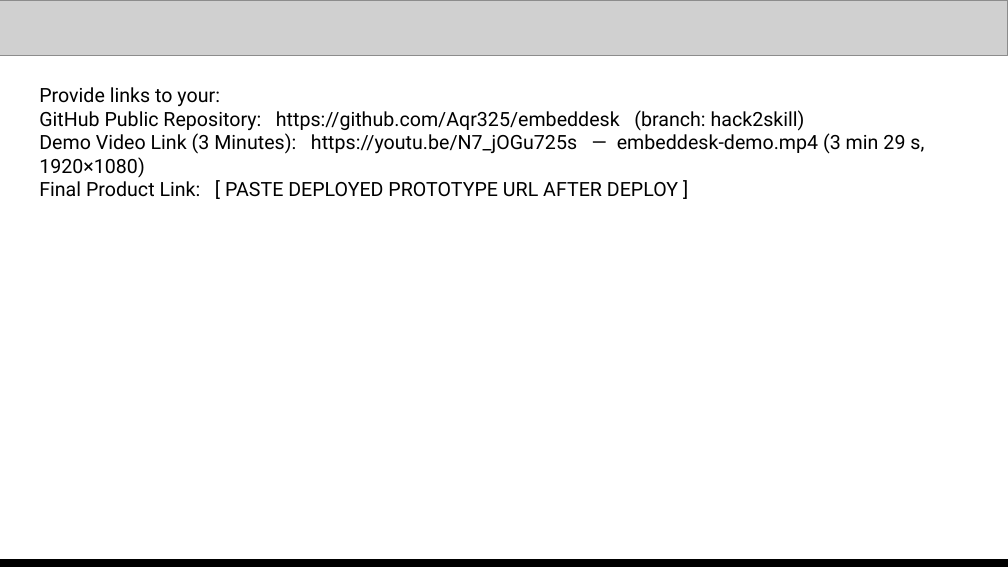
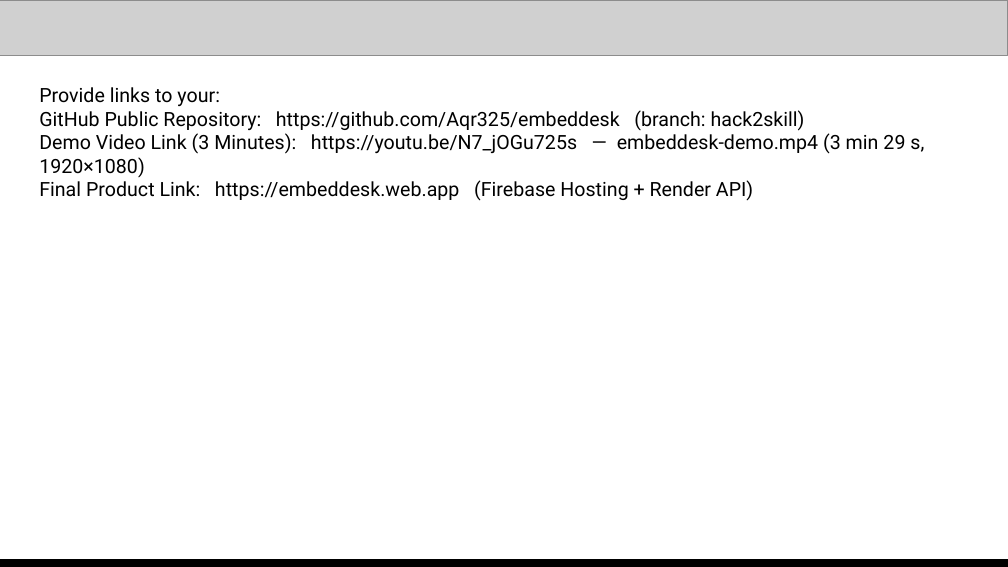
Before and after one commit to Aqr325/embeddesk, a slide deck: slide 14 of EmbedDesk-AI-Builder-Cup.pptx. Drawn at 1008x567 pixels with LibreOffice and Linux fonts; fonts in the diff are those of the drawing; grey boxes stand for pictures. Boxes give left, top, right and bottom in pixels: in the first picture for what was removed or moved away, otherwise in the second. Text is boxed around its words. In the diff, an @@ line names an element or a change of style, - is before the commit and + after.

Commit message:
docs(submission): prototype live at embeddesk.web.app - backfill product link into PPT slide 14, regenerate PDF, sync SUBMISSION.md
- PPT P14 Final Product Link: https://embeddesk.web.app (Firebase Hosting + Render API), visually verified via slide export
- PDF regenerated via PowerPoint COM (16 pages, 0.82 MB, <= 5MB form limit)
- SUBMISSION.md: item 3 marked complete with live URLs + verification results;
  English brief rewritten to actual hybrid deployment (Hosting + Render, same
  serverless codebase also runs on Cloud Run / Cloud Functions), 997 chars
  (27-char margin under the 1024 form limit)
- Fixed first-line CR mangled to literal /r by edsdk set_text (known pitfall)

```diff
--- a/EmbedDesk-AI-Builder-Cup.pptx
+++ b/EmbedDesk-AI-Builder-Cup.pptx
@@ text at bbox=[39, 180, 753, 201]: text changed @@
-Final Product Link: [ PASTE DEPLOYED PROTOTYPE URL AFTER DEPLOY ]
+Final Product Link: https://embeddesk.web.app (Firebase Hosting + Render API)
```
Also in this commit, not shown: 2 other files.
